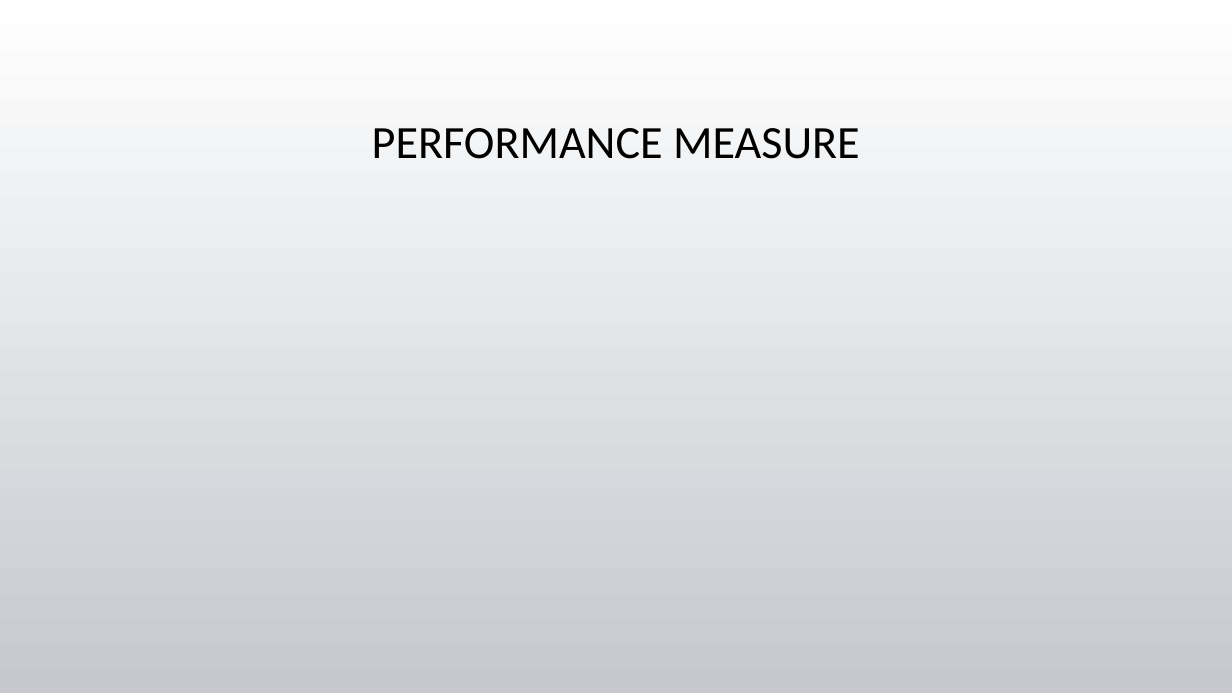
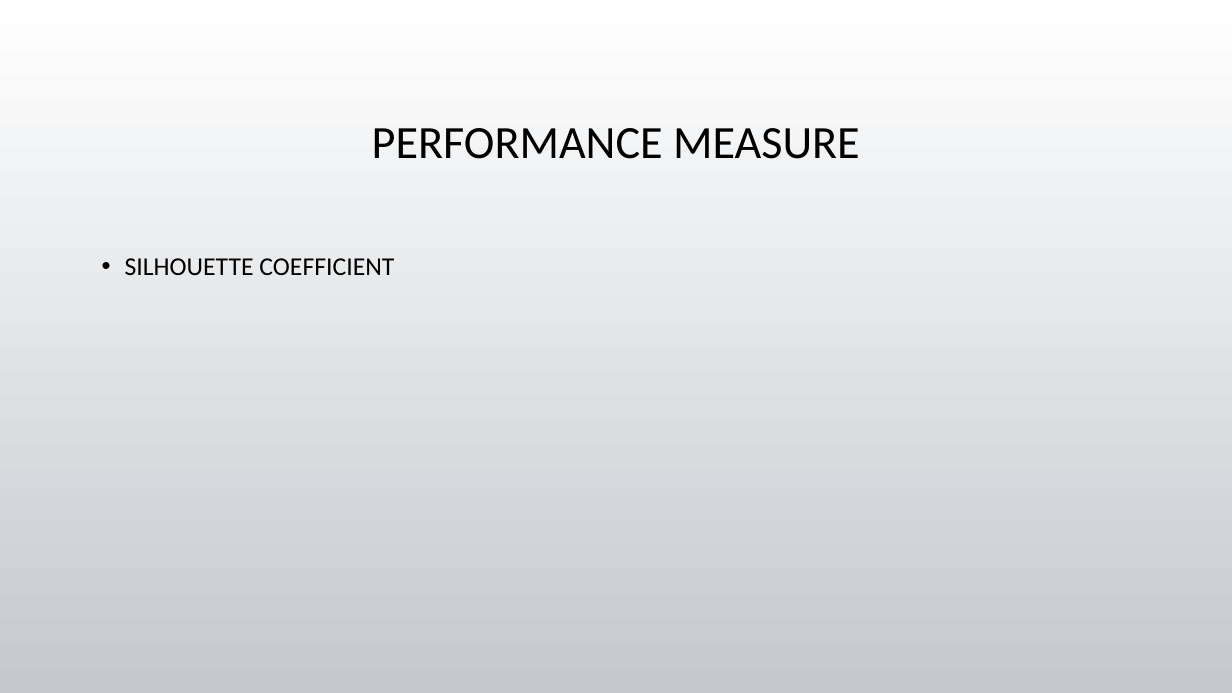
Before and after one commit to tgore03/CategorizeYoutubeVideos, a slide deck: slide 7 of Categorizing YouTube Videos.pptx (slide 6 before the commit). Drawn at 1232x693 pixels with LibreOffice and Linux fonts; fonts in the diff are those of the drawing; background and template pictures are left out. Boxes give left, top, right and bottom in pixels: in the first picture for what was removed or moved away, otherwise in the second. Text is boxed around its words. In the diff, an @@ line names an element or a change of style, - is before the commit and + after.

```diff
--- a/Categorizing YouTube Videos.pptx
+++ b/Categorizing YouTube Videos.pptx
@@ text added at <box>125,258,394,275</box>, 20 pt, text #000000 @@
+• SILHOUETTE COEFFICIENT
```
Also in this commit, not shown: 1 other slide changed, 4 slides added, 2 slides removed, 1 other file.
